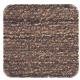
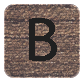
Revision of a layered 80 × 80 image; what changed, layer by layer:
renamed "down" to "dn", painted on it over (3, 4, 80, 78)
